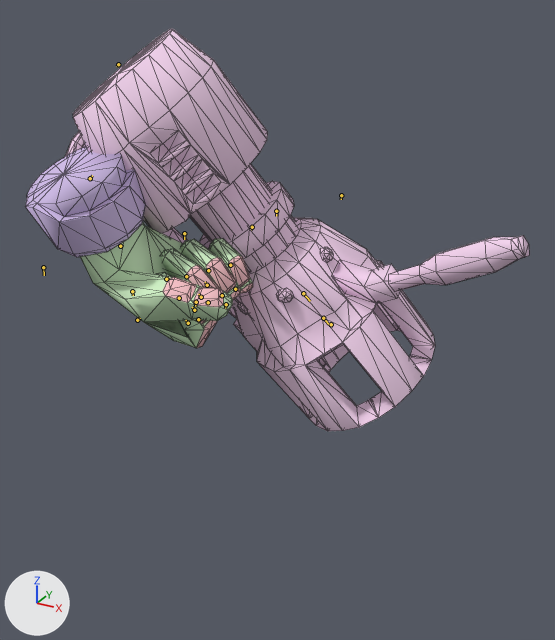
A saved change to the Blender file models/BlenderFiles/Egon.blend.
The view is the same before and after, from a camera (50 mm lens) standing at (16.9, -14.8, 14.5) and looking at (3.1, 10.3, 1.9). Every picture has the same lights, and +X, +Y and +Z are marked at lower left. Both versions are drawn at frame 0 of the action 'draw'; the numbers are the values there. The bones that bend it are drawn over the model as lines. Mesh edges are drawn as thin lines.

Objects in the first picture: 'v_egon_reference', 'v_egon_v_gordon_hands_reference'.
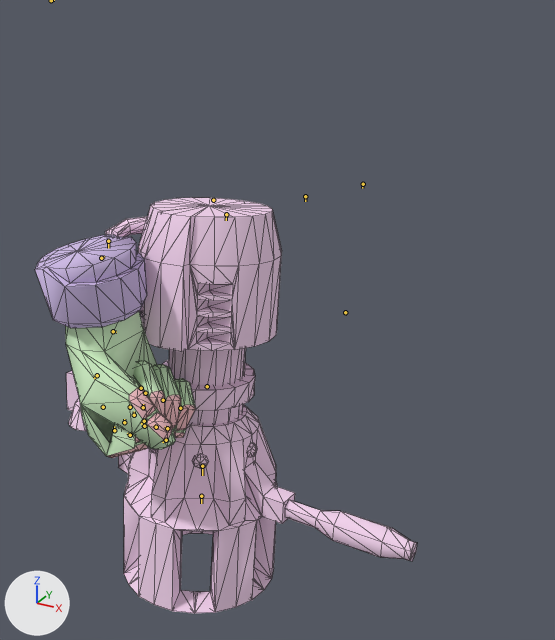
Changed parts and their boxes [x1, y1, x2, y2] in the pictures (555 x 640 px):
'v_egon_reference', posed (24% narrower): before [65, 29, 529, 431]; after [66, 198, 417, 613]
'v_egon_v_gordon_hands_reference', posed (29% narrower, 11% taller): before [25, 147, 253, 348]; after [35, 234, 196, 458]
bone 'Bip01 Pelvis', root to tip: before (331, 324) to (330, 327); after (345, 312) to (345, 315)
bone 'Bip01 R Hand', root to tip: before (120, 246) to (122, 244); after (113, 331) to (116, 332)

What the commit changed:
Bone 'Bip01 Pelvis' (bone_bip01_pelvis) moves from (-12.19, -30.82, 12.44) to (-12.19, -32.82, 12.44).
Bone 'Bip01 R UpperArm' (bone_bip01_r_upperarm) turns from (-1, -1, 12) to (0, 0, 0) degrees about its own x, y and z.
Bone 'Bip01 R Forearm' (bone_bip01_r_forearm) turns from (0, 0, 8) to (0, 0, 0) degrees about its own x, y and z.
Bone 'Bip01 R Hand' (bone_bip01_r_hand) turns from (-2, 11, 28) to (0, 0, 0) degrees about its own x, y and z.
